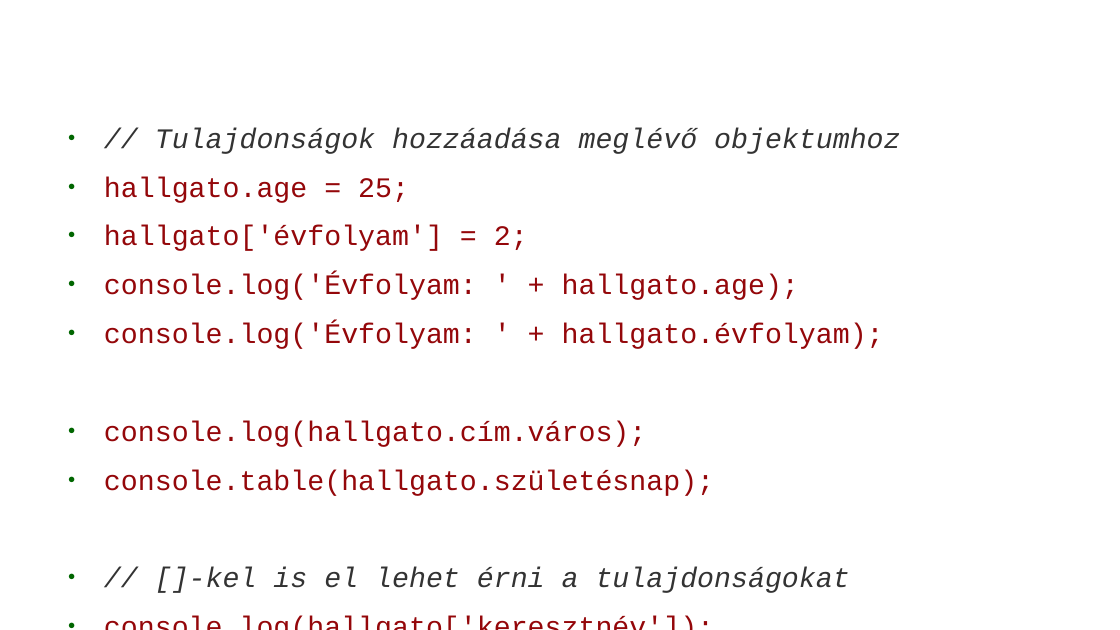
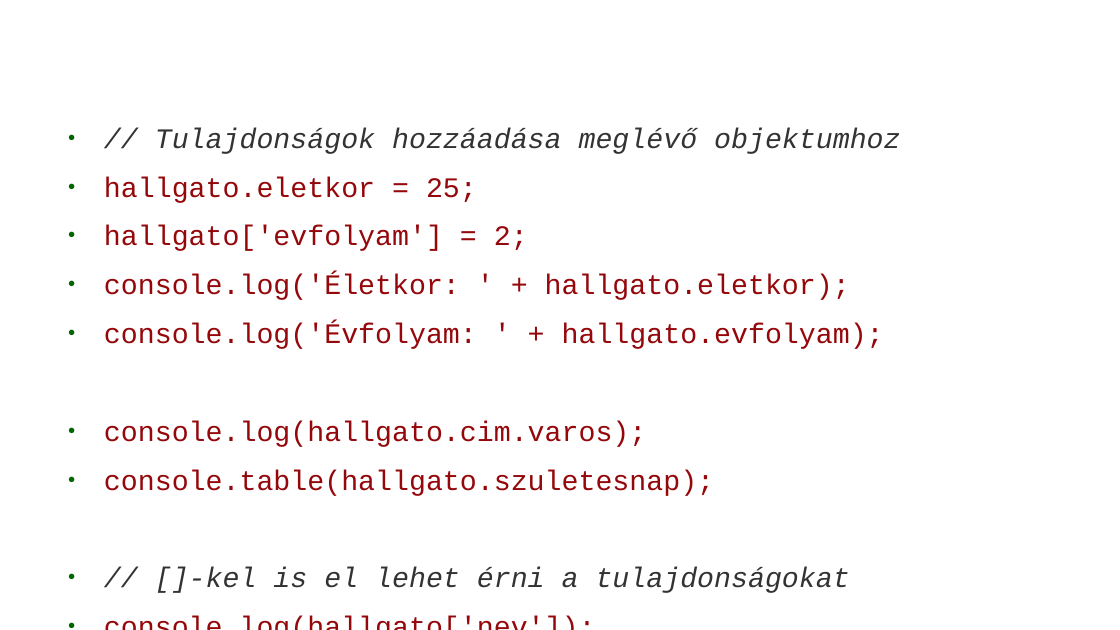
Before and after one commit to webandras/google_earth_engine_kutatas, a slide deck: slide 17 of google_earth_engine_gulacsi_andras_2018.odp (slide 22 before the commit). Drawn at 1120x630 pixels with LibreOffice and Linux fonts; fonts in the diff are those of the drawing; background and template pictures are left out. Boxes give left, top, right and bottom in pixels: in the first picture for what was removed or moved away, otherwise in the second. Text is boxed around its words. In the diff, an @@ line names an element or a change of style, - is before the commit and + after.

```diff
--- a/google_earth_engine_gulacsi_andras_2018.odp
+++ b/google_earth_engine_gulacsi_andras_2018.odp
@@ text at <box>104,128,900,593</box>: text changed @@
-● console.log(hallgato['keresztnév']);
+● console.log(hallgato['nev']);
@@ text at <box>104,177,884,496</box>: text changed @@
-● hallgato.age = 25;
-● hallgato['évfolyam'] = 2;
-● console.log('Évfolyam: ' + hallgato.age);
-● console.log('Évfolyam: ' + hallgato.évfolyam);
-● console.log(hallgato.cím.város);
-● console.table(hallgato.születésnap);
+● hallgato.eletkor = 25;
+● hallgato['evfolyam'] = 2;
+● console.log('Életkor: ' + hallgato.eletkor);
+● console.log('Évfolyam: ' + hallgato.evfolyam);
+● console.log(hallgato.cim.varos);
+● console.table(hallgato.szuletesnap);
```
Also in this commit, not shown: 29 other slides changed, 24 slides added, 3 slides removed, 16 other files.
